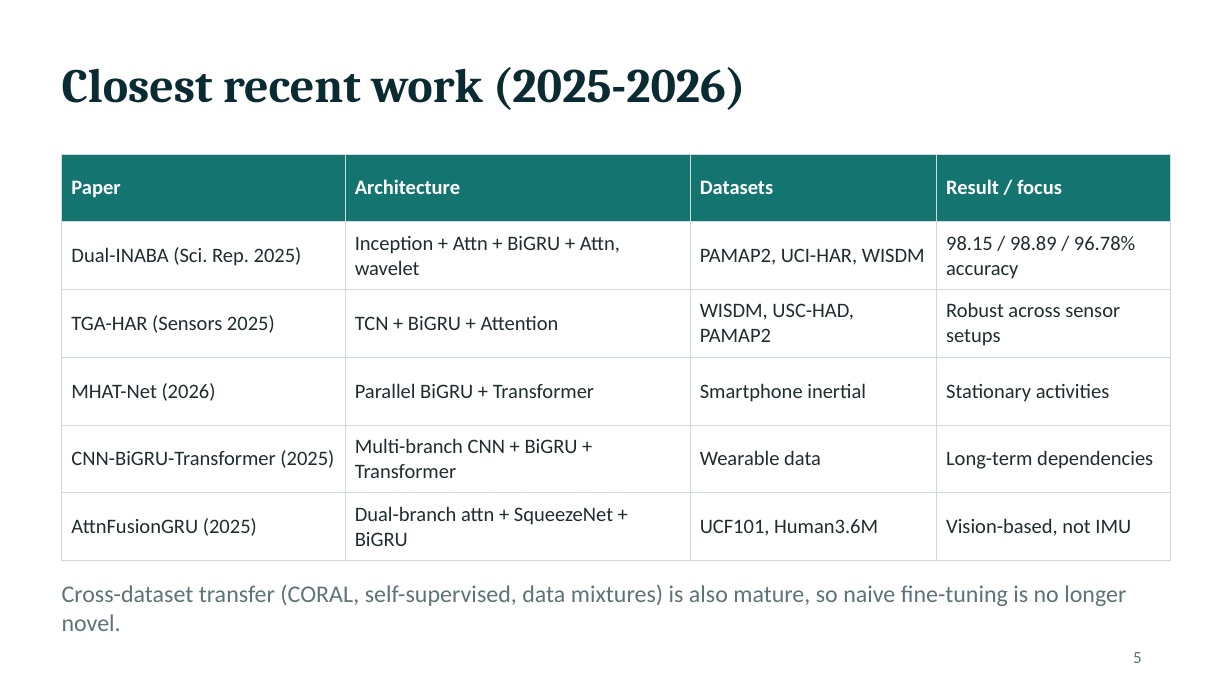
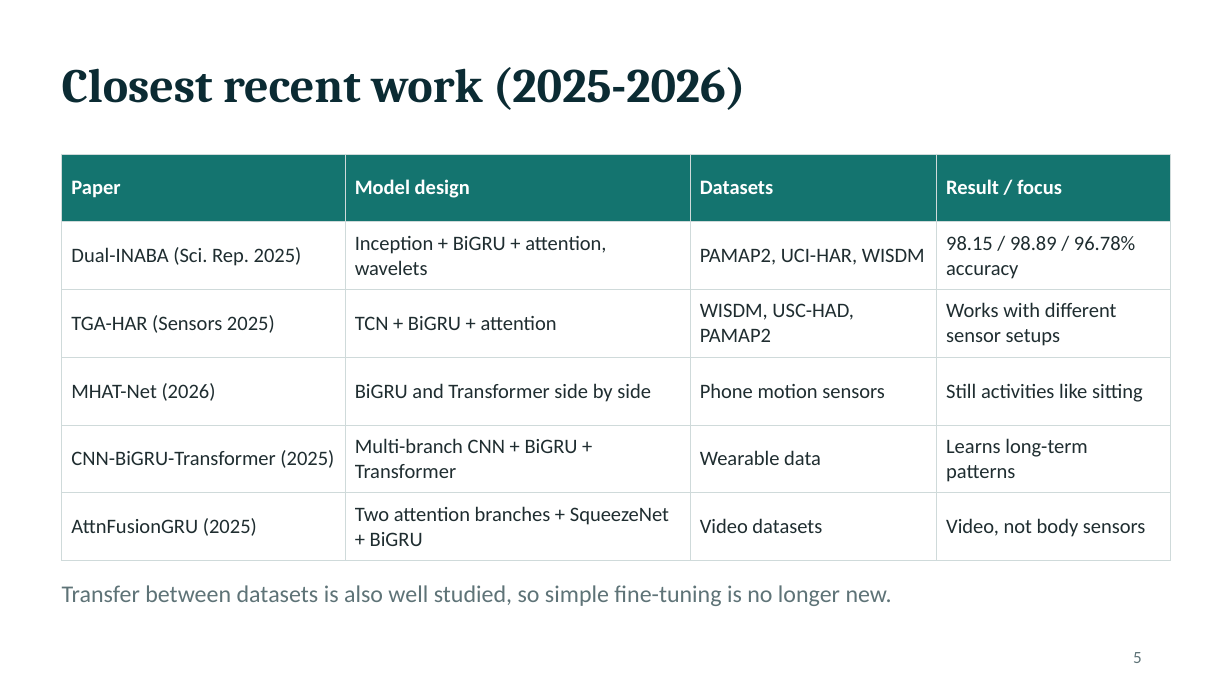
Before and after one commit to himanshmunjal/Dual-attention-HAR, a slide deck: slide 5 of presentation/HAR_Review_Presentation.pptx. Drawn at 1232x693 pixels with LibreOffice and Linux fonts; fonts in the diff are those of the drawing. Boxes give left, top, right and bottom in pixels: in the first picture for what was removed or moved away, otherwise in the second. Text is boxed around its words. In the diff, an @@ line names an element or a change of style, - is before the commit and + after.

```diff
--- a/presentation/HAR_Review_Presentation.pptx
+++ b/presentation/HAR_Review_Presentation.pptx
@@ table at bbox=[62, 154, 1170, 550] @@
-row 1, column 2: Architecture
+row 1, column 2: Model design
-row 2, column 2: Inception + Attn + BiGRU + Attn, wavelet
+row 2, column 2: Inception + BiGRU + attention, wavelets
-row 3, column 2: TCN + BiGRU + Attention
+row 3, column 2: TCN + BiGRU + attention
-row 3, column 4: Robust across sensor setups
+row 3, column 4: Works with different sensor setups
-row 4: MHAT-Net (2026) | Parallel BiGRU + Transformer | Smartphone inertial | Stationary activities
+row 4: MHAT-Net (2026) | BiGRU and Transformer side by side | Phone motion sensors | Still activities like sitting
-row 5, column 4: Long-term dependencies
+row 5, column 4: Learns long-term patterns
-row 6: AttnFusionGRU (2025) | Dual-branch attn + SqueezeNet + BiGRU | UCF101, Human3.6M | Vision-based, not IMU
+row 6: AttnFusionGRU (2025) | Two attention branches + SqueezeNet + BiGRU | Video datasets | Video, not body sensors
@@ text at bbox=[62, 585, 892, 606]: text changed @@
-Cross-dataset transfer (CORAL, self-supervised, data mixtures) is also mature, so naive fine-tuning is no longer novel.
+Transfer between datasets is also well studied, so simple fine-tuning is no longer new.
```
Also in this commit, not shown: 21 other slides changed, 17 other files.
